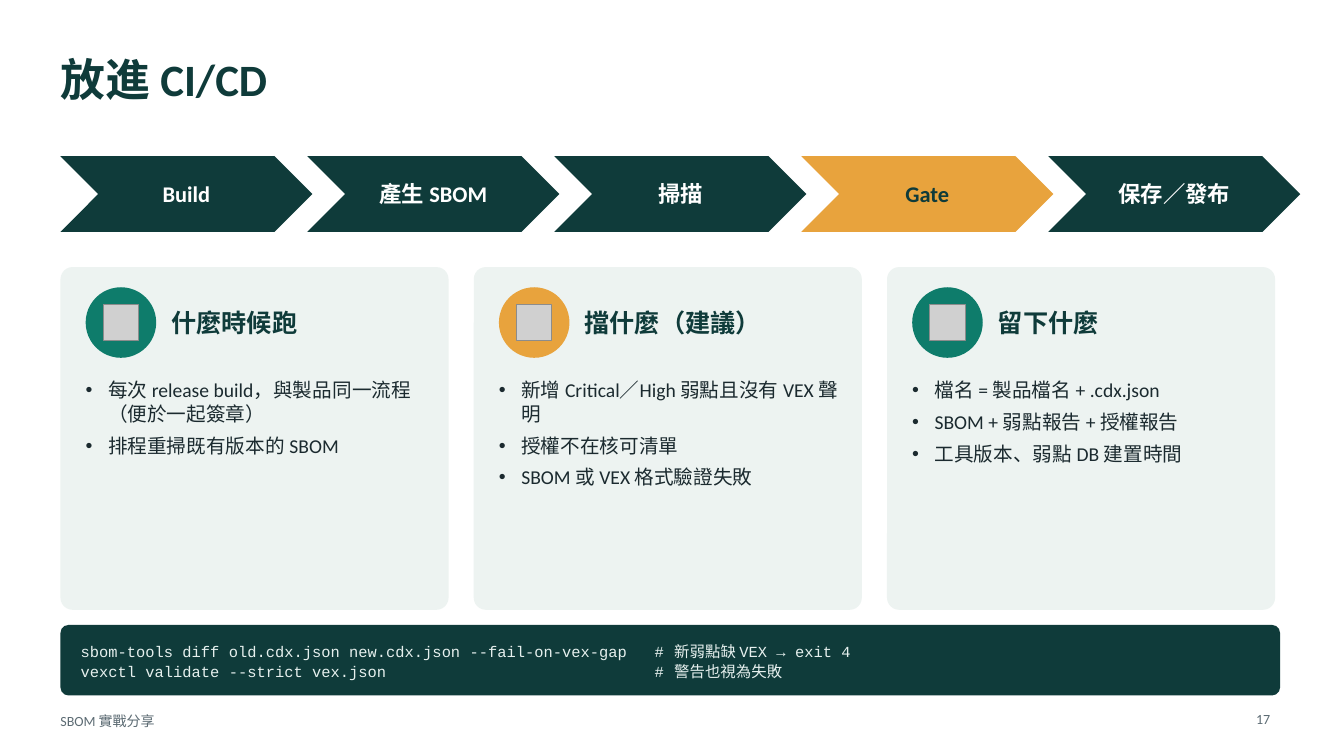
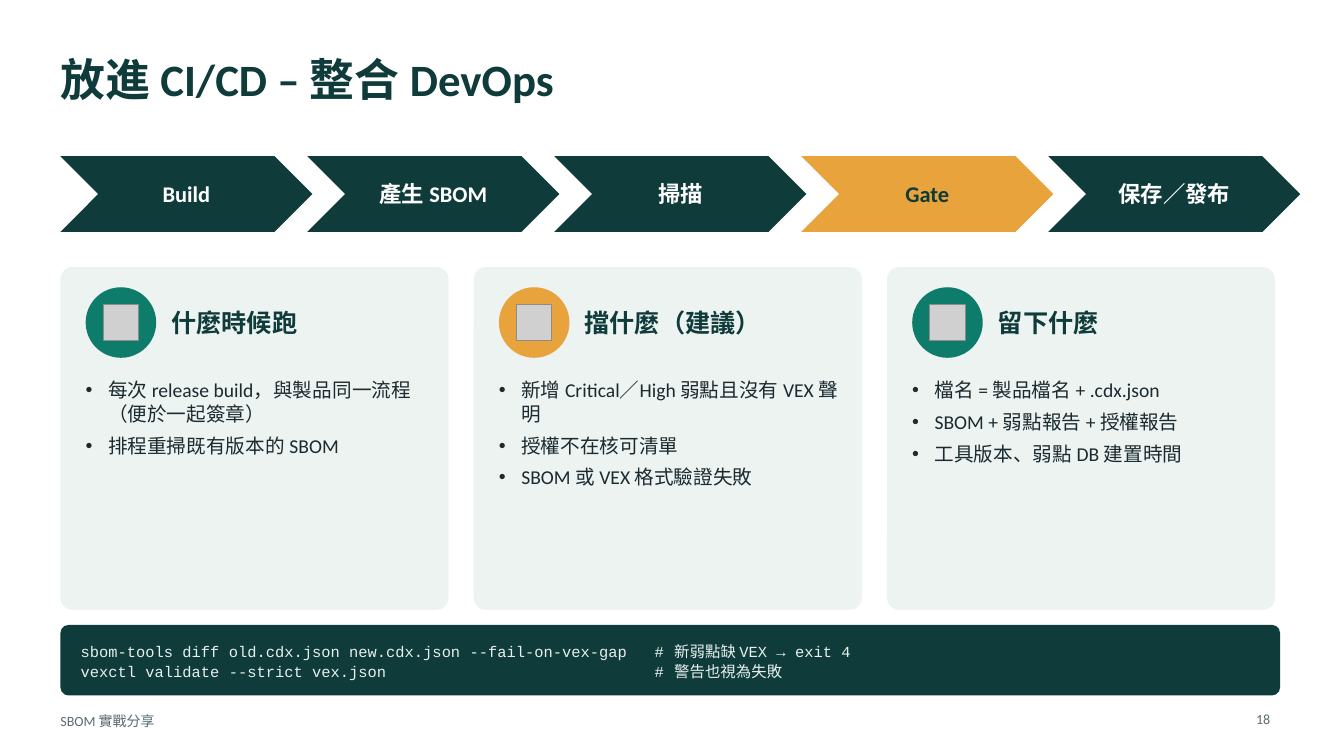
Before and after one commit to relyky/SBOM-, a slide deck: slide 18 of outputs/sbom-practice-talk.pptx (slide 17 before the commit). Drawn at 1344x756 pixels with LibreOffice and Linux fonts; fonts in the diff are those of the drawing; grey boxes stand for pictures. Boxes give left, top, right and bottom in pixels: in the first picture for what was removed or moved away, otherwise in the second. Text is boxed around its words. In the diff, an @@ line names an element or a change of style, - is before the commit and + after.

```diff
--- a/outputs/sbom-practice-talk.pptx
+++ b/outputs/sbom-practice-talk.pptx
@@ title at <box>60,58,554,103</box>: text changed @@
-放進 CI/CD
+放進 CI/CD – 整合 DevOps
@@ page number at <box>1256,714,1270,724</box>: text changed @@
-17
+18
```
Also in this commit, not shown: 8 other slides changed, 1 slide added.
